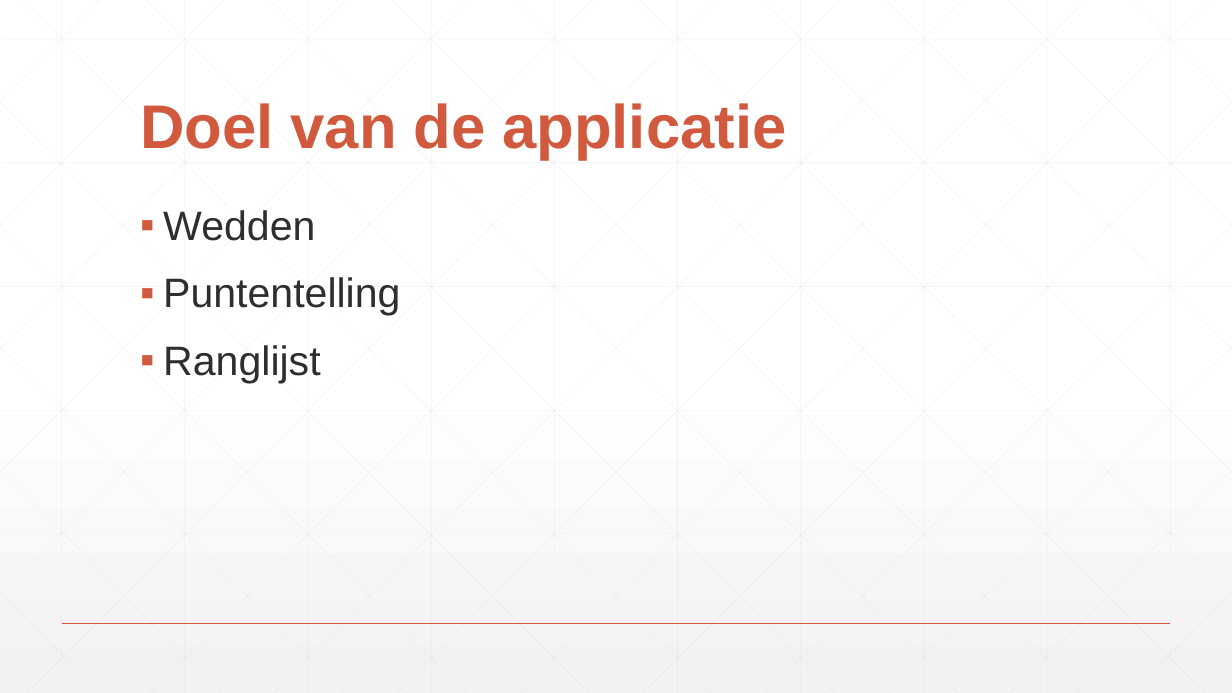
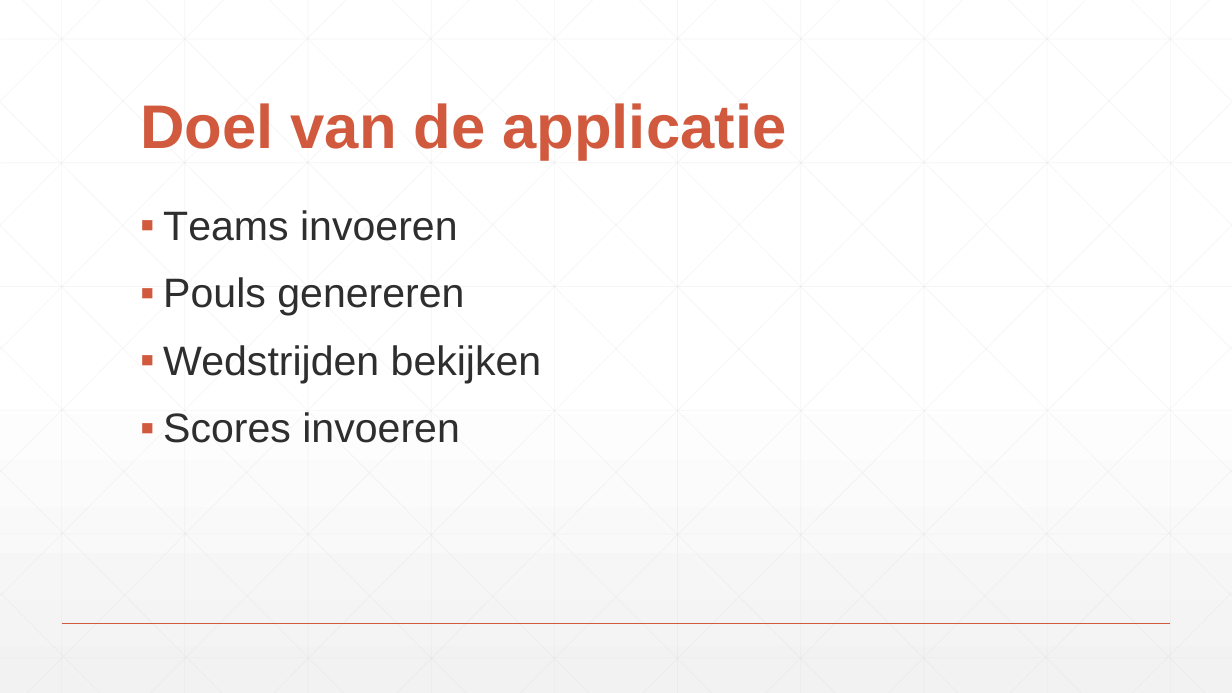
Before and after one commit to Fifa2/project_fifa, a slide deck: slide 3 of documentatie/c#presentatie.pptx. Drawn at 1232x693 pixels with LibreOffice and Linux fonts; fonts in the diff are those of the drawing. Boxes give left, top, right and bottom in pixels: in the first picture for what was removed or moved away, otherwise in the second. Text is boxed around its words. In the diff, an @@ line names an element or a change of style, - is before the commit and + after.

```diff
--- a/documentatie/c#presentatie.pptx
+++ b/documentatie/c#presentatie.pptx
@@ text at (x1=163, y1=210, x2=542, y2=443): text changed @@
-▪ Wedden
-▪ Puntentelling
-▪ Ranglijst
+▪ Teams invoeren
+▪ Pouls genereren
+▪ Wedstrijden bekijken
+▪ Scores invoeren
```
Also in this commit, not shown: 3 other slides changed, 2 other files.
